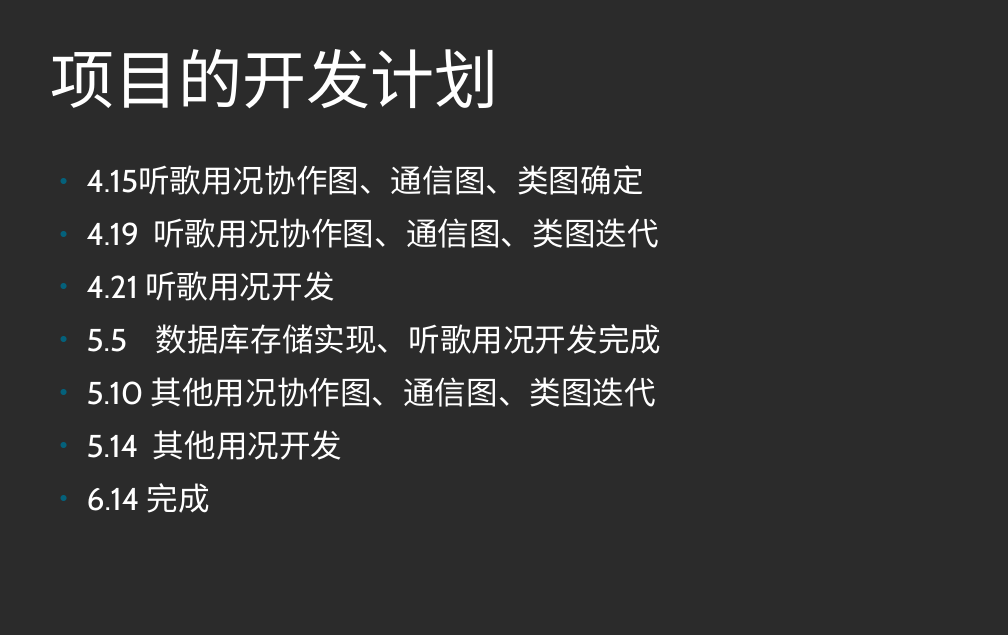
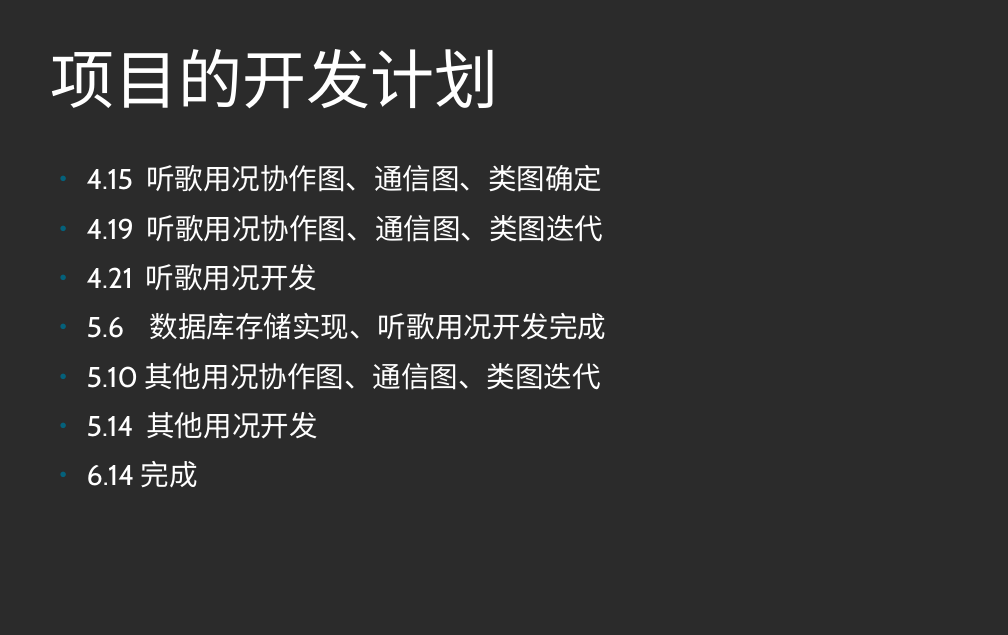
Before and after one commit to 375187588/hydrogenMusic, a slide deck: slide 7 of formal/氢音乐项目进展报告.odp. Drawn at 1008x635 pixels with LibreOffice and Linux fonts; fonts in the diff are those of the drawing; background and template pictures are left out; a plain dark background stands for a picture behind light text. Boxes give left, top, right and bottom in pixels: in the first picture for what was removed or moved away, otherwise in the second. Text is boxed around its words. In the diff, an @@ line names an element or a change of style, - is before the commit and + after.

```diff
--- a/formal/氢音乐项目进展报告.odp
+++ b/formal/氢音乐项目进展报告.odp
@@ text at <box>87,165,602,192</box>: text changed; size 29.6 to 26.8 pt @@
-● 4.15听歌用况协作图、通信图、类图确定
+● 4.15 听歌用况协作图、通信图、类图确定
@@ text at <box>87,215,603,487</box>: size 29.6 to 26.8 pt in "4.19 听歌用况协作图、通信图、类图迭代", "4.21 听歌用况开发", "5.10 其他用况协作图、通信图、类图迭代", "5.14 其他用况开发" and 1 more places @@
@@ text at <box>87,313,606,340</box>: text changed; size 29.6 to 26.8 pt @@
-● 5.5 数据库存储实现、听歌用况开发完成
+● 5.6 数据库存储实现、听歌用况开发完成
```
Also in this commit, not shown: 3 other slides changed, 1 slide added, 1 slide removed, 3 other files.
